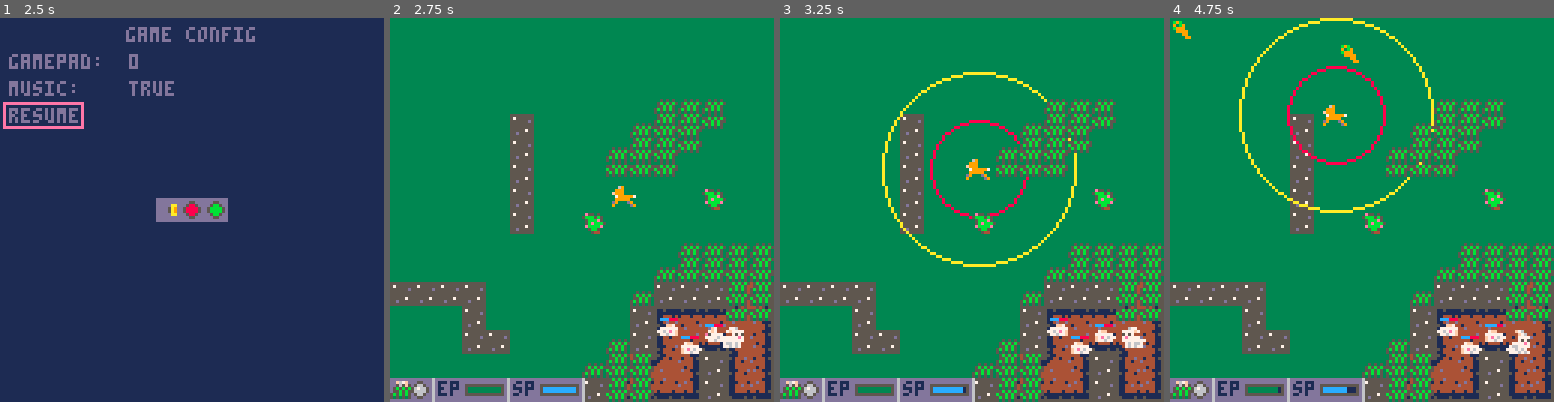
Above: before the commit, frames 1-4 (left to right).
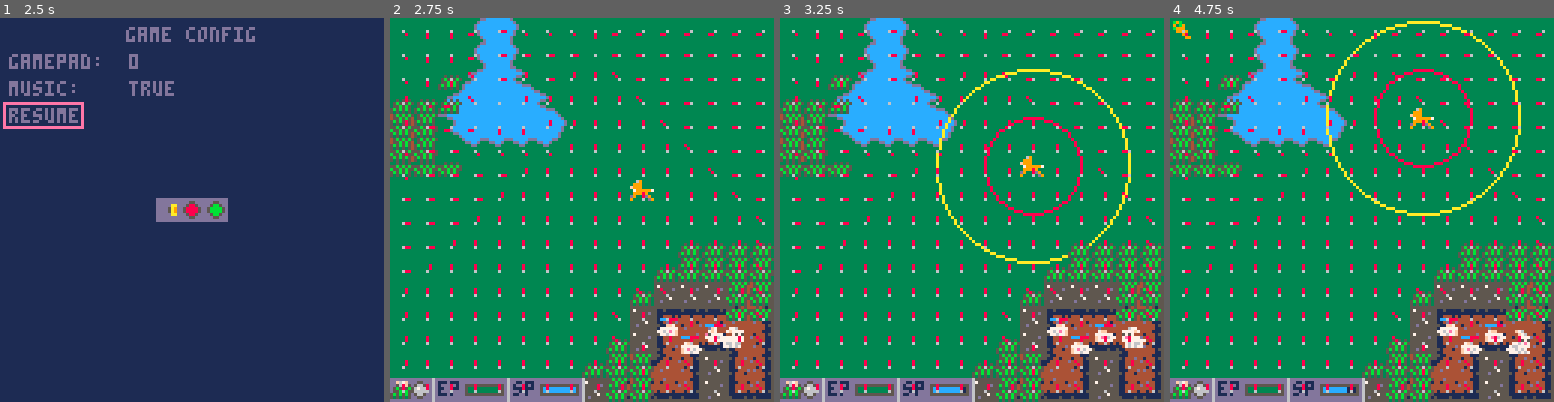
Above: after the commit, the same moments.

Repository: learnb/sleeping-bunnies
Game: PICO-8 cartridge sleeping-bunnies.p8
Two runs of this game, one before a commit and one after it. Both use one fixed random seed, a clock stepped at 60 frames per second and the inputs below.
Inputs:
- Up to frame 1 (2.5 s): tap X (X key) at 0.33, 1.07, 1.85 s; tap O (Z key) at 0.7, 1.7, 2.1 s; hold Right 1.6-2.1 s; hold Up 2.15-2.42 s; hold Right from 2.47 s (still down)
- Up to frame 2 (2.75 s): keep holding Right; tap O (Z key) at 2.5 s
- Up to frame 3 (3.25 s): tap O (Z key) at 2.9 s; tap X (X key) at 2.97 s; release Right at 3.03 s; hold Left from 3.08 s (still down)
- Up to frame 4 (4.75 s): tap O (Z key) every 0.4 s from 3.3 to 4.5 s; release Left at 3.58 s; hold Down 3.63-3.97 s; hold Right 4.02-4.68 s; tap X (X key) at 4.08 s; hold Up from 4.73 s (still down)

Frame 1 is identical in both runs. In frame 2, 20% of the frame differs, in the area x 0-98%, y 0-98%; in frame 3, 22%; in frame 4, 22%.

Commit message:
bug fixes

Diff:
--- a/sleeping-bunnies.p8
+++ b/sleeping-bunnies.p8
@@ -196,10 +196,7 @@
   fox.anim_state = "idle"
   fox.flip = false
 
-  fox.patrol_points = {}
-  add(fox.patrol_points, {x=2,y=2})
-  add(fox.patrol_points, {x=15,y=2})
-  add(fox.patrol_points, {x=8,y=8})
+  fox.patrol_points = patroltiles()
   fox.target = fox.patrol_points[1]
   fox.patrol_indx = 1
 
@@ -428,7 +425,7 @@
   if (not home) then
     map(32,0, 0,0, 16,16, 0x80)
   end
-  --path_print_field()
+  path_print_field()
 end
 function end_sim() -- trigger gameover
   play_bg_music(false)
@@ -507,7 +504,7 @@
   else sfx(4) end
 end
 function fox_move_patrol()
-  if (fox_move_flow(1)) then
+  if (fox_move_flow(0.5)) then
     fox.anim_state = "idle"
     -- set next target
     if (fox.patrol_indx+1 <= #fox.patrol_points) then
@@ -612,6 +609,21 @@
   end
   return _list
 end
+function patroltiles()
+  local _list = {}
+  for _y=0,15 do -- rows
+    for _x=0,15 do -- cols
+      if (fget(mget(_x,_y),2)) then
+        local t = {}
+        t.x = _x+1
+        t.y = _y+1
+        add(_list, t)
+      end
+    end
+  end
+  return _list
+end
+
 function ent_dist(a, b)
   local x1=a.x+4
   local x2=b.x+4
@@ -1015,33 +1027,23 @@
     for j=1,16 do
       local _c = path_heatmap[i][j]
       local _cneighbors = graph_cardinal_neighbors({celx=i, cely=j})
-      local _top = {}
+      local _top = 256
       if (_cneighbors[1].celx != nil) then
         _top = path_heatmap[_cneighbors[1].celx][_cneighbors[1].cely]
-      else
-        _top = _c
-      end
-      local _right = {}
+      end
+      local _right = 256
       if (_cneighbors[2].celx != nil) then
         _right = path_heatmap[_cneighbors[2].celx][_cneighbors[2].cely]
-      else
-        _right = _c
-      end
-      local _bottom = {}
+      end
+      local _bottom = 256
       if (_cneighbors[3].celx != nil) then
         _bottom = path_heatmap[_cneighbors[3].celx][_cneighbors[3].cely]
-      else
-        _bottom = _c
-      end
-      local _left = {}
+      end
+      local _left = 256
       if (_cneighbors[4].celx != nil) then
         _left = path_heatmap[_cneighbors[4].celx][_cneighbors[4].cely]
-      else
-        _left = _c
-      end
-
-      --local _x = _left - _right -- left - right
-      --local _y = _top - _bottom -- up - down
+      end
+
       local _x = 0
       local _y = 0
       if (_left < _right) then
@@ -1053,6 +1055,10 @@
         _y = -1
       elseif (_bottom < _top) then
         _y = 1
+      end
+      if (_c == 0) then
+        _x = 0
+        _y = 0
       end
       path_field[i][j] = vec_norm({x=_x, y=_y})
     end
@@ -1084,12 +1090,8 @@
       local _x = ((i-1)*8)+4
       local _y = ((j-1)*8)+4
       local _vec = path_field[i][j]
-      local c = 6
-      if (_vec.x > 1 or _vec.y > 1) then
-        c = 8
-      else
-        line(_x, _y, _x+_vec.x, _y+_vec.y, c)
-      end
+      line(_x, _y, _x+(2*_vec.x), _y+(2*_vec.y), 8)
+      line(_x, _y, _x, _y, 6)
     end
   end
 end
@@ -1177,23 +1179,23 @@
 
 
 __gff__
-0000000000000000000000000000000000000000000000000000000000000000000000000000000000000000000000000000000000000000000000000000000040404040004080808080808080808080808081408000808080818080818000000200000000004080808080808080000040404000000000000000000000000000
+0000000000000000000000000000000000000000000000000000000000000000000000000000000000000000000000000000000000000000000000000000000040404004818180808080808080808080808081408181808080818080818000000200000000814080808080808080000040404000000000000000000000000000
 0000000000000000000000000000000000000000000000000000000000000000000000000000000000000000000000000000000000000000000000000000000000000000000000000000000000000000000000000000000000000000000000000000000000000000000000000000000000000000000000000000000000000000
 __map__
-605050506050505060505050605050507d7d7d7d7d7d7d7d7d7d7d7d7d7d7d7d000000000000000000000000000000000000000000000000000000000000000000000000000000000000000000000000000000000000000000000000000000000000000000000000000000000000000000000000000000000000000000000000
-506050605060506050605060506050607d7d7d7d7d7d7d7d7d7d7d7d7d7d7d7d000000000000000000000000000000000000000000000000000000000000000000000000000000000000000000000000000000000000000000000000000000000000000000000000000000000000000000000000000000000000000000000000
-505060505050605050506050505060507d7d7d7d7d7d7d7d7d7d7d7d7d7d7d7d000000000000000000000000000000000000000000000000000000000000000000000000000000000000000000000000000000000000000000000000000000000000000000000000000000000000000000000000000000000000000000000000
-505050505050505050505050505050507d7d7d7d7d7d7d7d7d7d7d4040407d7d000000000000000000000000000000000000000000000000000000000000000000000000000000000000000000000000000000000000000000000000000000000000000000000000000000000000000000000000000000000000000000000000
-505050505059505050505050505050507d7d7d7d7d7d7d527d7d404141427d7d000000000000000000000000000000000000000000000000000000000000000000000000000000000000000000000000000000000000000000000000000000000000000000000000000000000000000000000000000000000000000000000000
-50505050505950505050505050505050527d7d7d527d7d7d7d404141427d7d7d000000000000000000000000000000000000000000000000000000000000000000000000000000000000000000000000000000000000000000000000000000000000000000000000000000000000000000000000000000000000000000000000
-505050505059505050505050505050507d7d7d7d7d527d7d7d4242427d7d7d7d000000000000000000000000000000000000000000000000000000000000000000000000000000000000000000000000000000000000000000000000000000000000000000000000000000000000000000000000000000000000000000000000
-505050505059505050505050505050507d7d7d7d7d7d7d7d7d7d7d7d7d537d7d7d7d7d7d7d7d7d7d7d7d7d7d7d7d7d7d0000000000000000000000000000000000000000000000000000000000000000000000000000000000000000000000000000000000000000000000000000000000000000000000000000000000000000
-505050505059505050505050505050507d7d7d7d7d7d7d7d537d7d7d7d7d7d7d7d7d7d7d7d7d7d7d7d7d7d7d7d7d7d7d0000000000000000000000000000000000000000000000000000000000000000000000000000000000000000000000000000000000000000000000000000000000000000000000000000000000000000
-505060505050505050505050505050507d7d7d7d7d7d7d7d7d7d7d7d404040407d7d7d7d7d7d7d7d7d7d7d7d7d7d7d7d0000000000000000000000000000000000000000000000000000000000000000000000000000000000000000000000000000000000000000000000000000000000000000000000000000000000000000
+6050605b5c5d505050505050505050507d7d7d7d7d7d7d7d7d7d7d7d7d7d7d7d000000000000000000000000000000000000000000000000000000000000000000000000000000000000000000000000000000000000000000000000000000000000000000000000000000000000000000000000000000000000000000000000
+5060505b5c5d505043505050505050507d7d7d7d7d7d7d7d7d7d7d7d7d7d7d7d000000000000000000000000000000000000000000000000000000000000000000000000000000000000000000000000000000000000000000000000000000000000000000000000000000000000000000000000000000000000000000000000
+5050506d5c6b505050505050505050507d7d407d7d7d7d7d7d7d7d7d7d7d7d7d000000000000000000000000000000000000000000000000000000000000000000000000000000000000000000000000000000000000000000000000000000000000000000000000000000000000000000000000000000000000000000000000
+50506d5c5c5c6b5050505050505050504040407d7d7d7d7d7d7d7d7d7d7d7d7d000000000000000000000000000000000000000000000000000000000000000000000000000000000000000000000000000000000000000000000000000000000000000000000000000000000000000000000000000000000000000000000000
+65504d5c5c5c5c5d505050505050505041417d7d7d7d7d7d7d7d7d7d7d7d7d7d000000000000000000000000000000000000000000000000000000000000000000000000000000000000000000000000000000000000000000000000000000000000000000000000000000000000000000000000000000000000000000000000
+6543506c6c6c6c50505050505050505041417d7d7d7d7d7d7d7d7d7d7d7d7d7d000000000000000000000000000000000000000000000000000000000000000000000000000000000000000000000000000000000000000000000000000000000000000000000000000000000000000000000000000000000000000000000000
+505050505050505050505050505050504242427d7d7d7d7d7d7d7d7d7d7d7d7d000000000000000000000000000000000000000000000000000000000000000000000000000000000000000000000000000000000000000000000000000000000000000000000000000000000000000000000000000000000000000000000000
+505050505050505050505050505050507d7d7d7d7d7d7d7d7d7d7d7d7d7d7d7d7d7d7d7d7d7d7d7d7d7d7d7d7d7d7d7d0000000000000000000000000000000000000000000000000000000000000000000000000000000000000000000000000000000000000000000000000000000000000000000000000000000000000000
+505050505050505050435050505050507d7d7d7d7d7d7d7d7d7d7d7d7d7d7d7d7d7d7d7d7d7d7d7d7d7d7d7d7d7d7d7d0000000000000000000000000000000000000000000000000000000000000000000000000000000000000000000000000000000000000000000000000000000000000000000000000000000000000000
+505050505050505050505050505050507d7d7d7d7d7d7d7d7d7d7d7d404040407d7d7d7d7d7d7d7d7d7d7d7d7d7d7d7d0000000000000000000000000000000000000000000000000000000000000000000000000000000000000000000000000000000000000000000000000000000000000000000000000000000000000000
 505050505050505050505050505050507d7d7d7d7d7d7d7d7d7d7d40414141417d7d7d7d7d7d7d7d7d7d7d7d7d7d7d7d0000000000000000000000000000000000000000000000000000000000000000000000000000000000000000000000000000000000000000000000000000000000000000000000000000000000000000
-5959595950505050505050595959585a7d7d7d7d7d7d7d7d7d7d407d7d7d41417d7d7d7d7d7d7d7d7d7d7d5252527d7d0000000000000000000000000000000000000000000000000000000000000000000000000000000000000000000000000000000000000000000000000000000000000000000000000000000000000000
-5050505950605050505059484949575a7d7d7d7d7d7d7d7d7d7d7d7d7d7d42427d7d7d7d7d7d7d7d7d7d5250515050510000000000000000000000000000000000000000000000000000000000000000000000000000000000000000000000000000000000000000000000000000000000000000000000000000000000000000
-5050505959505050505059584669475a7d7d7d7d7d7d7d7d7d407d7d7d7d7d7d7d7d7d7d7d7d7d7d7d7d5251505150500000000000000000000000000000000000000000000000000000000000000000000000000000000000000000000000000000000000000000000000000000000000000000000000000000000000000000
+5050505050505050505050595959585a7d7d7d7d7d7d7d7d7d7d407d7d7d41417d7d7d7d7d7d7d7d7d7d7d5252527d7d0000000000000000000000000000000000000000000000000000000000000000000000000000000000000000000000000000000000000000000000000000000000000000000000000000000000000000
+5050505050505050505059484949575a7d7d7d7d7d7d7d7d7d7d7d7d7d7d42427d7d7d7d7d7d7d7d7d7d5250515050510000000000000000000000000000000000000000000000000000000000000000000000000000000000000000000000000000000000000000000000000000000000000000000000000000000000000000
+5050505050505050505059584669475a7d7d7d7d7d7d7d7d7d407d7d7d7d7d7d7d7d7d7d7d7d7d7d7d7d5251505150500000000000000000000000000000000000000000000000000000000000000000000000000000000000000000000000000000000000000000000000000000000000000000000000000000000000000000
 5050505050505050505056575a59585a7d7d7d7d7d7d7d7d4041417d7d7d7d7d7d7d7d7d7d7d7d7d7d7d5250505150510000000000000000000000000000000000000000000000000000000000000000000000000000000000000000000000000000000000000000000000000000000000000000000000000000000000000000
 5959595959595959596869696a59686a7d7d7d7d7d7d7d7d7d41417d7d7d7d7d7d7d7d7d7d7d7d7d52525250505051500000000000000000000000000000000000000000000000000000000000000000000000000000000000000000000000000000000000000000000000000000000000000000000000000000000000000000
 0000000000000000000000000000000000000000ff000000000000000000007c000000000000000000000000000000000000000000000000000000000000000000000000000000000000000000000000000000000000000000000000000000000000000000000000000000000000000000000000000000000000000000000000
Not shown, changed: 24 lines of the sprite sheet (__gfx__) section of sleeping-bunnies.p8
